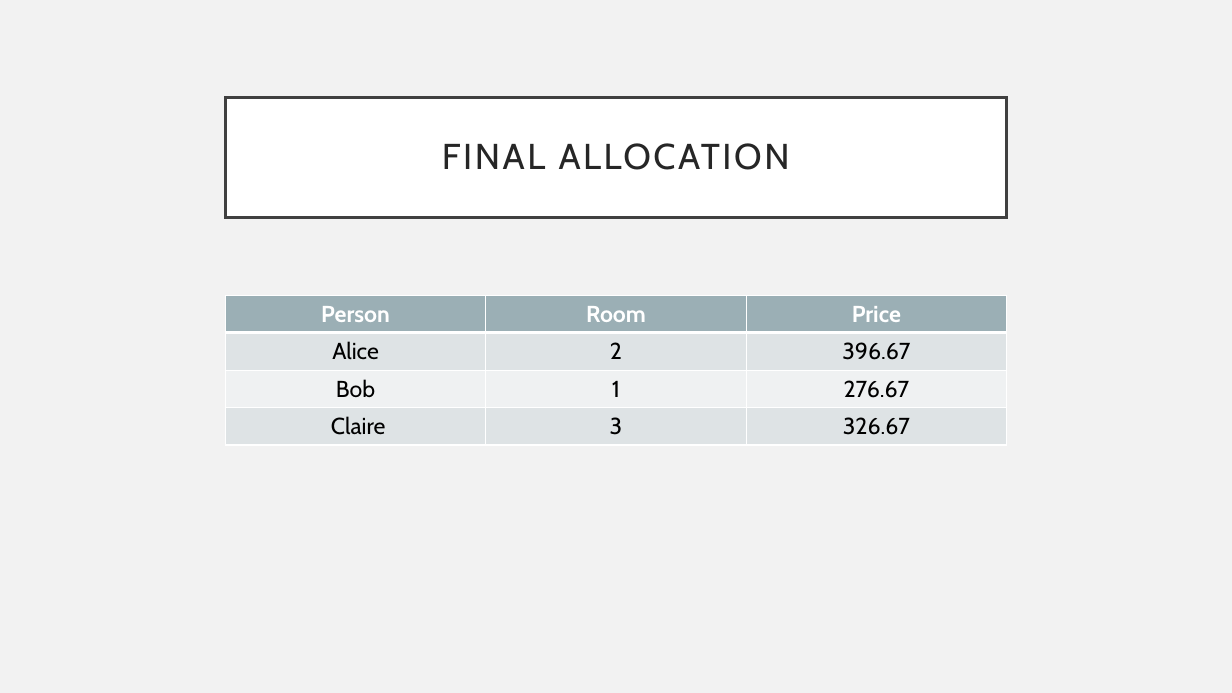
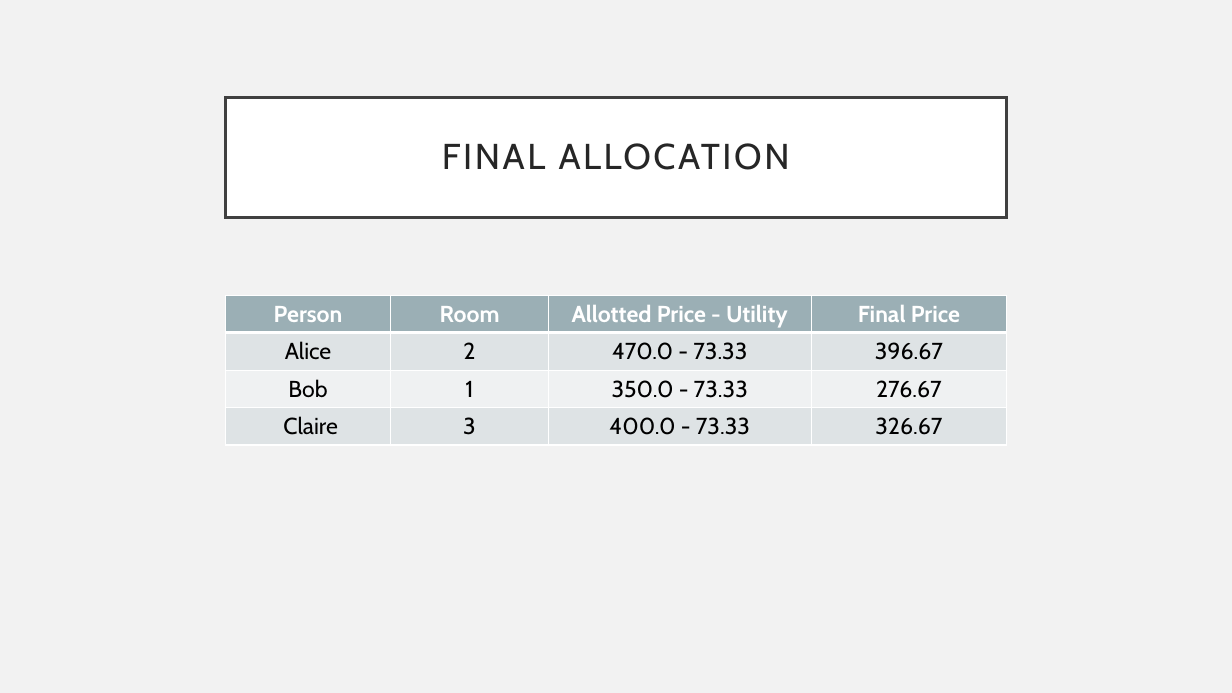
Before and after one commit to tanvinerkar/fair-rent-division, a slide deck: slide 11 of final-ppt.pptx (slide 8 before the commit). Drawn at 1232x693 pixels with LibreOffice and Linux fonts; fonts in the diff are those of the drawing. Boxes give left, top, right and bottom in pixels: in the first picture for what was removed or moved away, otherwise in the second. Text is boxed around its words. In the diff, an @@ line names an element or a change of style, - is before the commit and + after.

```diff
--- a/final-ppt.pptx
+++ b/final-ppt.pptx
@@ table at (226, 295, 1007, 445) @@
-column 3: Price | 396.67 | 276.67 | 326.67
+column 3: Allotted Price - Utility | 470.0 - 73.33 | 350.0 - 73.33 | 400.0 - 73.33
+column 4: Final Price | 396.67 | 276.67 | 326.67
```
Also in this commit, not shown: 6 other slides changed, 7 slides added, 1 slide removed, 7 other files.
